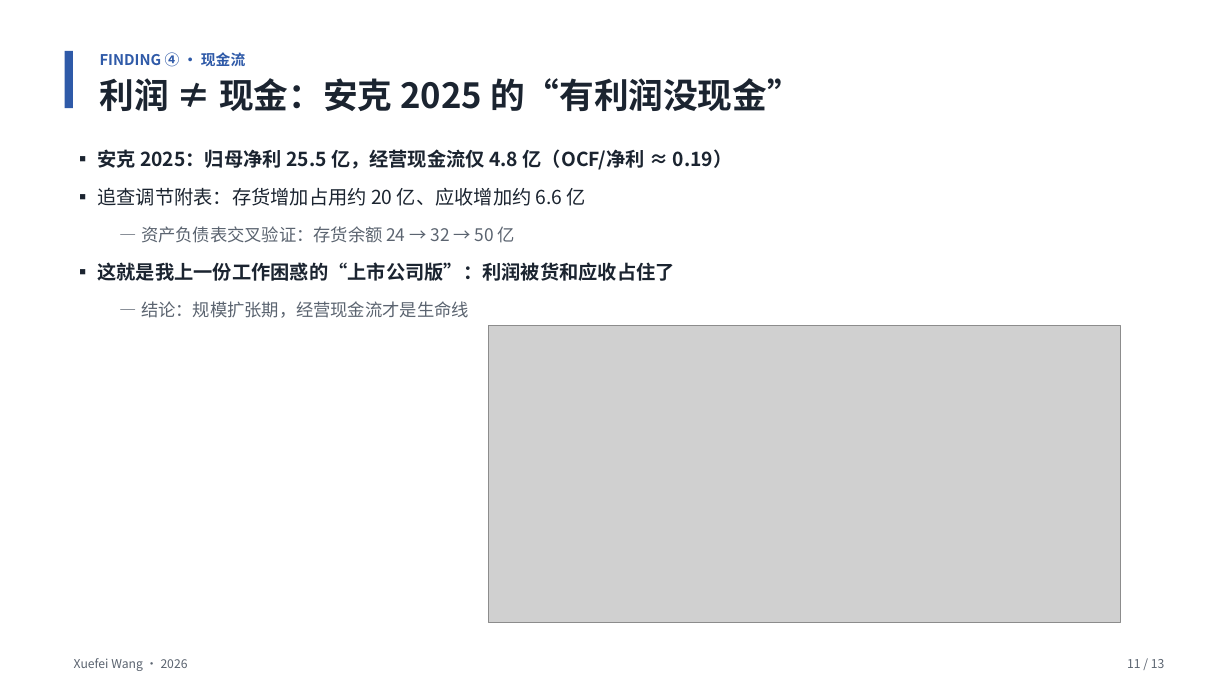
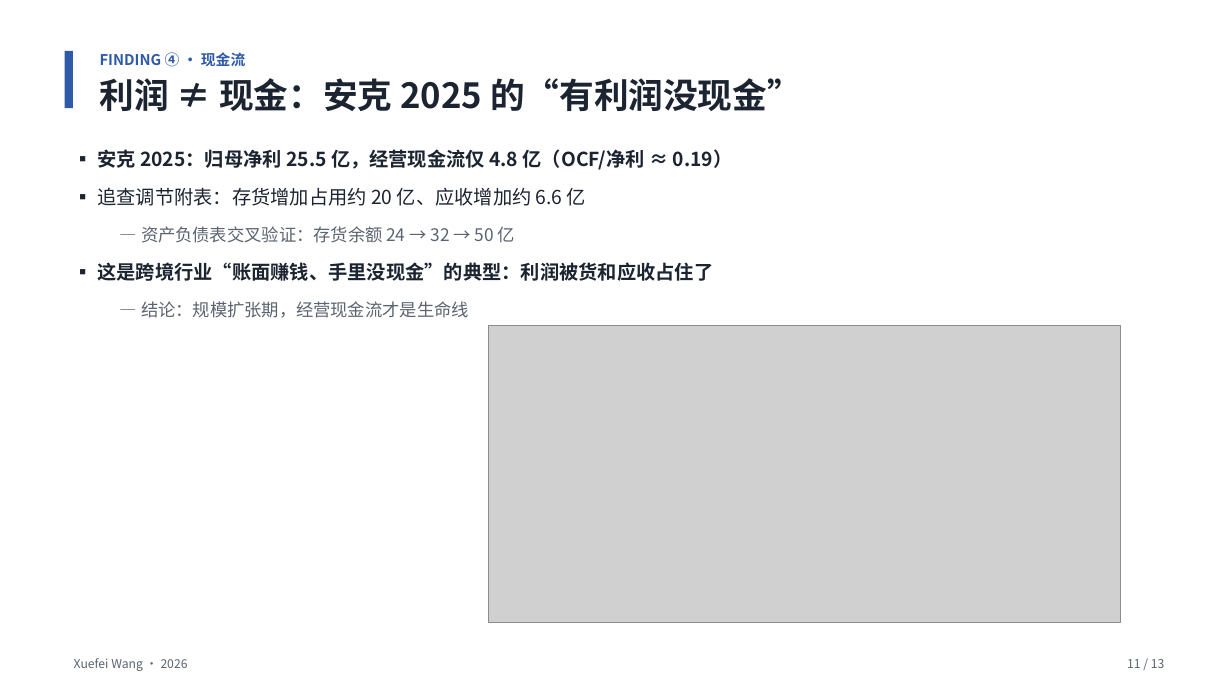
Before and after one commit to Ashely-sudo/cross-border-analysis, a slide deck: slide 11 of cross-border-story-v2.pptx. Drawn at 1232x693 pixels with LibreOffice and Linux fonts; fonts in the diff are those of the drawing; grey boxes stand for pictures. Boxes give left, top, right and bottom in pixels: in the first picture for what was removed or moved away, otherwise in the second. Text is boxed around its words. In the diff, an @@ line names an element or a change of style, - is before the commit and + after.

```diff
--- a/cross-border-story-v2.pptx
+++ b/cross-border-story-v2.pptx
@@ text at [97,262,713,281]: text changed @@
-▪ 这就是我上一份工作困惑的“上市公司版”：利润被货和应收占住了
+▪ 这是跨境行业“账面赚钱、手里没现金”的典型：利润被货和应收占住了
```
Also in this commit, not shown: 2 other slides changed, 8 other files.
